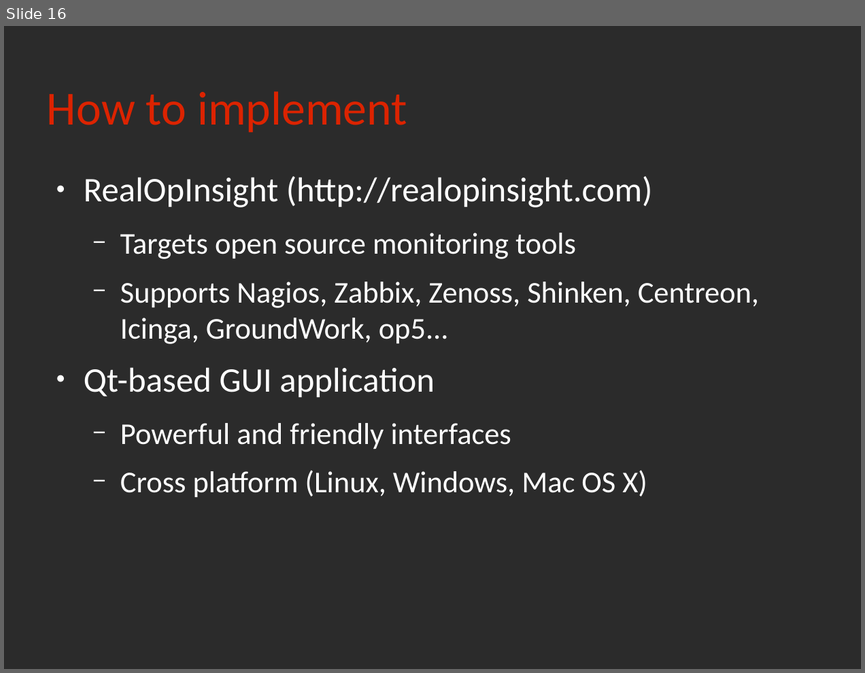
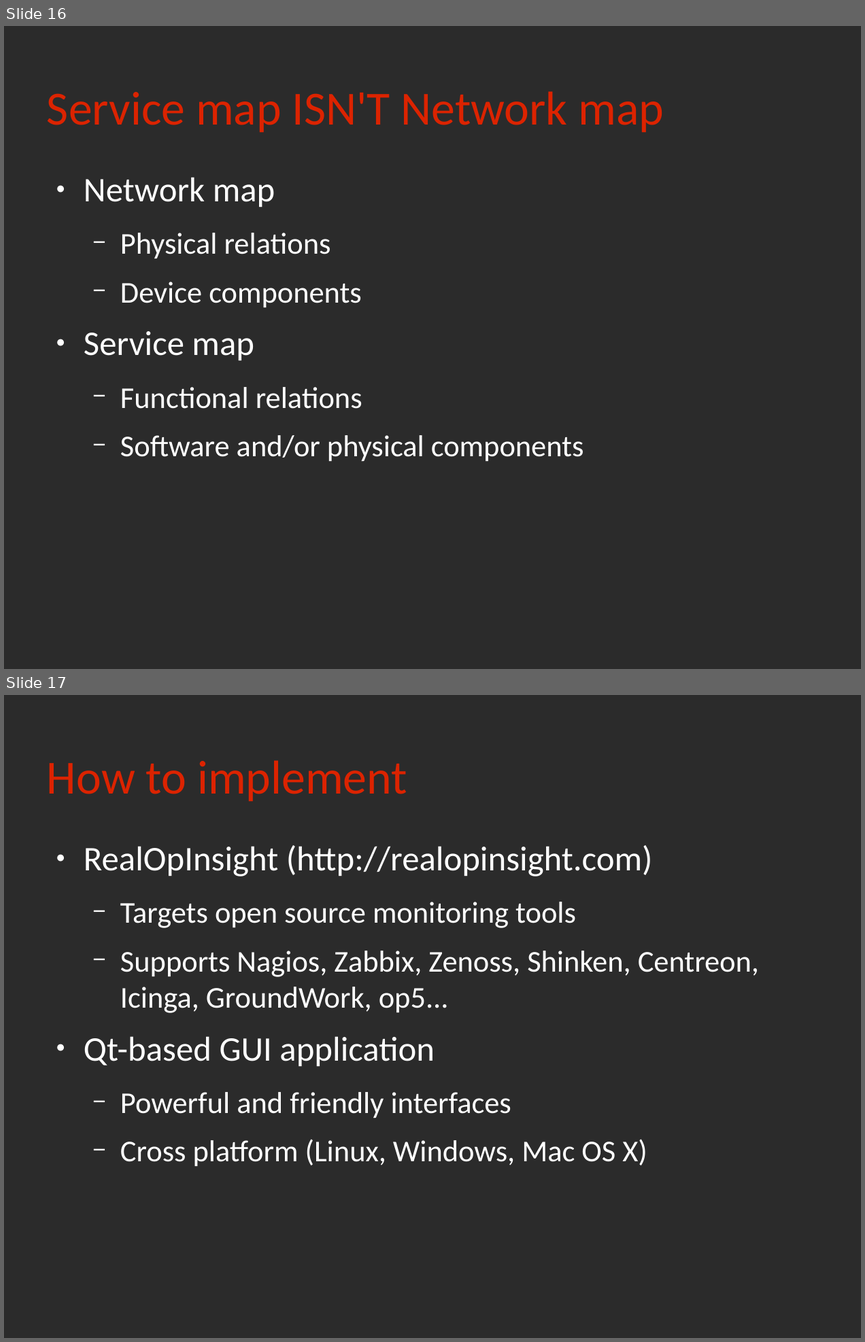
Before and after one commit to rchakode/realopinsight, a slide deck: doc/talks/rmll-2013.odp. Shown one above the other, each under a label of ours: slide 16 before the commit, slides 16 and 17 after it. The pictures are 865x673 and 865x1342 pixels, drawn with LibreOffice and Linux fonts; fonts in the diff are those of the drawing; background and template pictures are left out; a plain dark background stands for a picture behind light text. Boxes give left, top, right and bottom in pixels: in the first picture for what was removed or moved away, otherwise in the second. Text is boxed around its words. In the diff, an @@ line names an element or a change of style, - is before the commit and + after.

```diff
--- a/doc/talks/rmll-2013.odp
+++ b/doc/talks/rmll-2013.odp
@@ slide 16 added at [4, 26, 861, 669], background picture (left out) @@
@@ title added at [47, 91, 664, 133], 44 pt, text #DC2300 @@
+Service map ISN'T Network map
@@ text added at [84, 177, 584, 461], 28 pt, text #FFFFFF @@
+● Network map
+  − Physical relations
+  − Device components
+● Service map
+  − Functional relations
+  − Software and/or physical components
@@ what was slide 16 is now slide 17 @@
```
Also in this commit, not shown: 10 slides changed, 3 other slides added, 3 slides removed, 2 other files.
